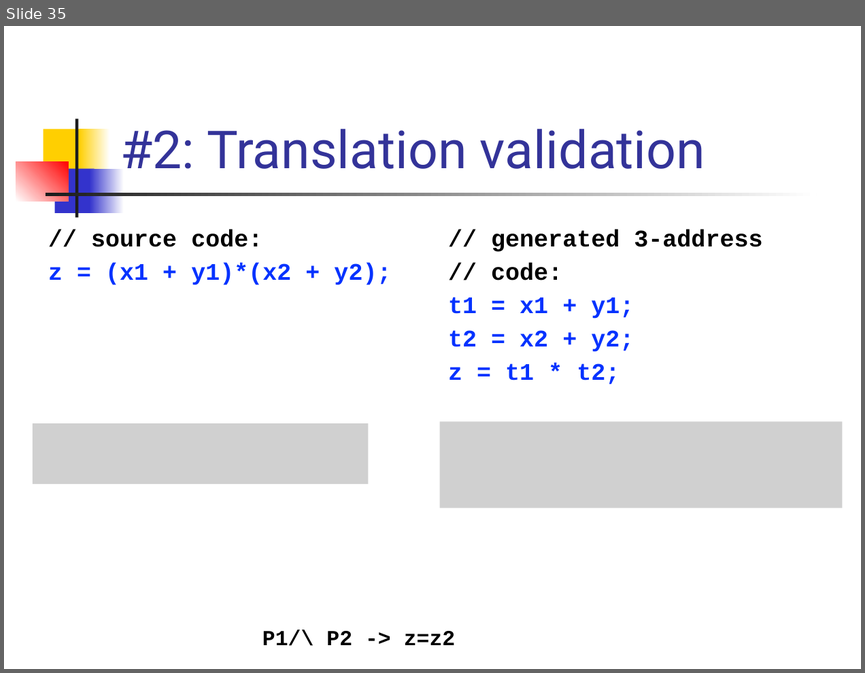
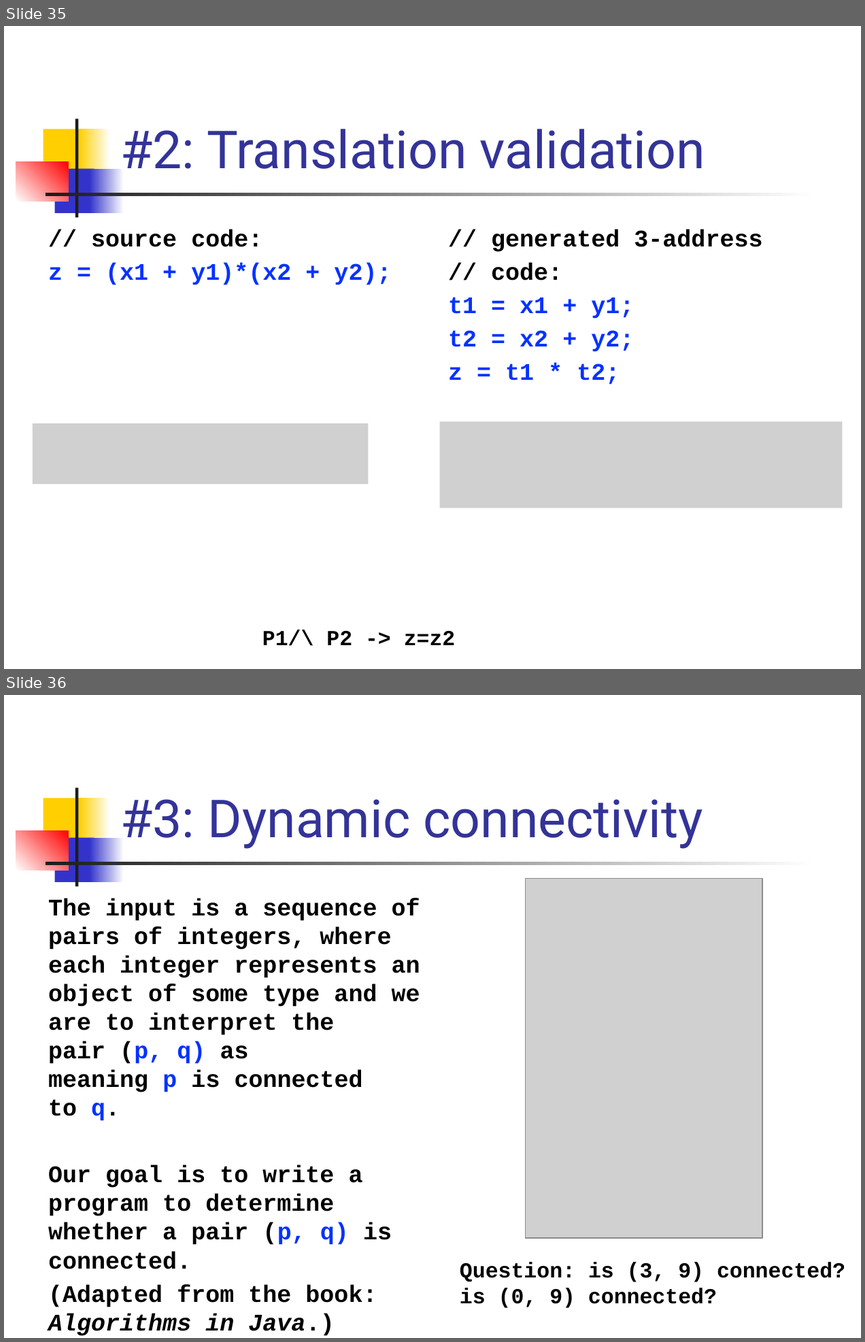
Before and after one commit to csslab-ustc/csslab-ustc.github.io, a slide deck: courses/theory/slides/lec09-euf.pptx. Shown one above the other, each under a label of ours: slide 35 before the commit, slides 35 and 36 after it. The pictures are 865x673 and 865x1342 pixels, drawn with LibreOffice and Linux fonts; fonts in the diff are those of the drawing; grey boxes stand for pictures. Boxes give left, top, right and bottom in pixels: in the first picture for what was removed or moved away, otherwise in the second. Text is boxed around its words. In the diff, an @@ line names an element or a change of style, - is before the commit and + after.

```diff
--- a/courses/theory/slides/lec09-euf.pptx
+++ b/courses/theory/slides/lec09-euf.pptx
@@ slide 36 added at bbox=[4, 695, 861, 1338], background #FFFFFF; not listed: 7 template elements that a slide beside it also shows @@
@@ title added at bbox=[120, 799, 704, 849], 44 pt, text #333399 @@
+#3: Dynamic connectivity
@@ picture added at bbox=[525, 879, 762, 1238] @@
@@ text added at bbox=[48, 899, 420, 1336], 20 pt, text #000000, bold @@
+The input is a sequence of pairs of integers, where each integer represents an object of some type and we are to interpret the pair (p, q) as meaning p is connected to q.
+Our goal is to write a program to determine whether a pair (p, q) is connected.
+(Adapted from the book: Algorithms in Java.)
@@ text added at bbox=[460, 1261, 845, 1308], 18 pt, text #000000, bold @@
+Question: is (3, 9) connected?
+is (0, 9) connected?
```
Also in this commit, not shown: 1 other slide added, 4 other files.
